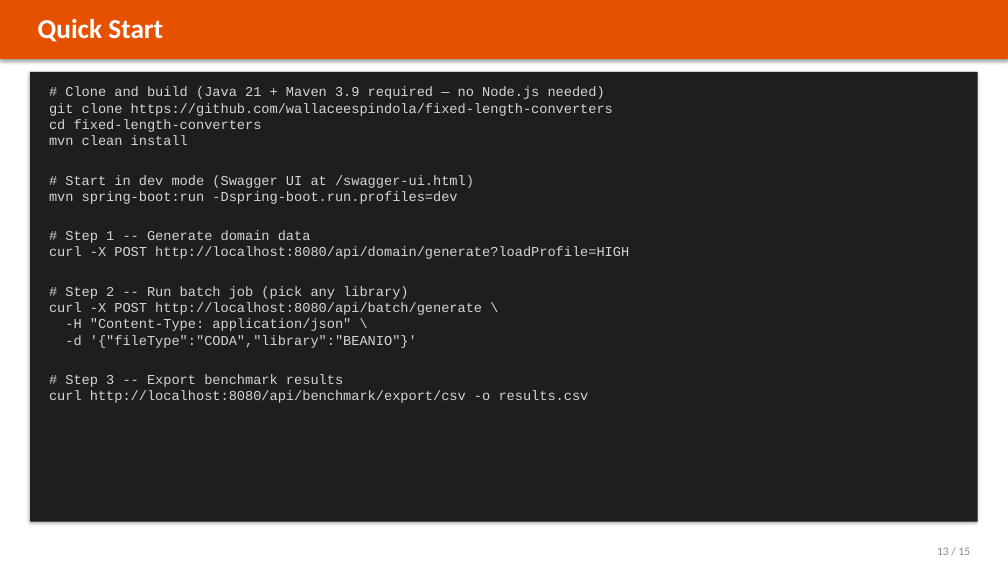
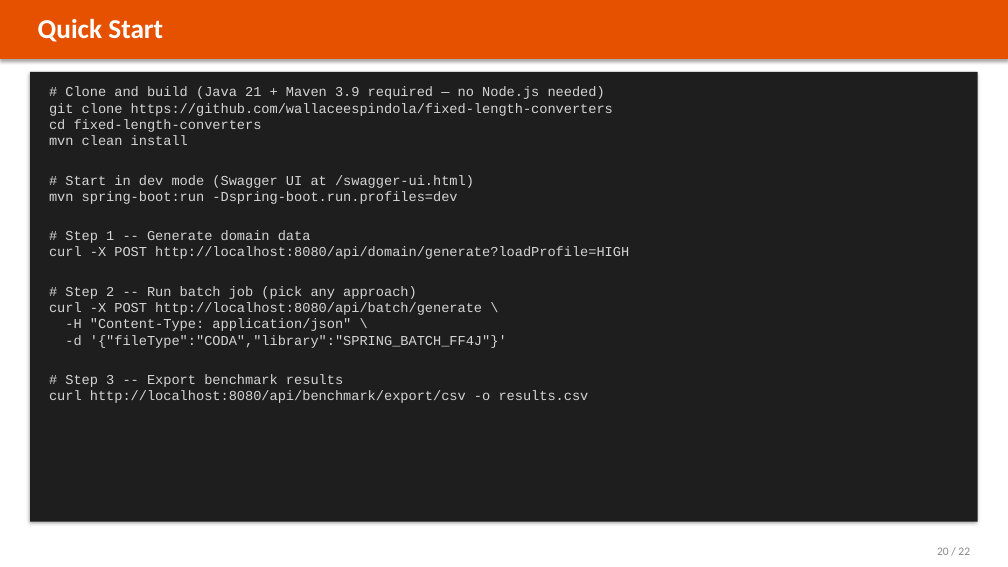
Before and after one commit to wallaceespindola/fixed-length-converters, a slide deck: slide 20 of docs/slides/banking-parser-platform.pptx (slide 13 before the commit). Drawn at 1008x567 pixels with LibreOffice and Linux fonts; fonts in the diff are those of the drawing. Boxes give left, top, right and bottom in pixels: in the first picture for what was removed or moved away, otherwise in the second. Text is boxed around its words. In the diff, an @@ line names an element or a change of style, - is before the commit and + after.

```diff
--- a/docs/slides/banking-parser-platform.pptx
+++ b/docs/slides/banking-parser-platform.pptx
@@ text at (x1=65, y1=286, x2=417, y2=299): text changed @@
-# Step 2 -- Run batch job (pick any library)
+# Step 2 -- Run batch job (pick any approach)
@@ text at (x1=65, y1=335, x2=507, y2=348): text changed @@
--d '{"fileType":"CODA","library":"BEANIO"}'
+-d '{"fileType":"CODA","library":"SPRING_BATCH_FF4J"}'
@@ text at (x1=937, y1=547, x2=970, y2=555): text changed @@
-13 / 15
+20 / 22
```
Also in this commit, not shown: 13 other slides changed, 8 slides added, 1 slide removed, 7 other files.
